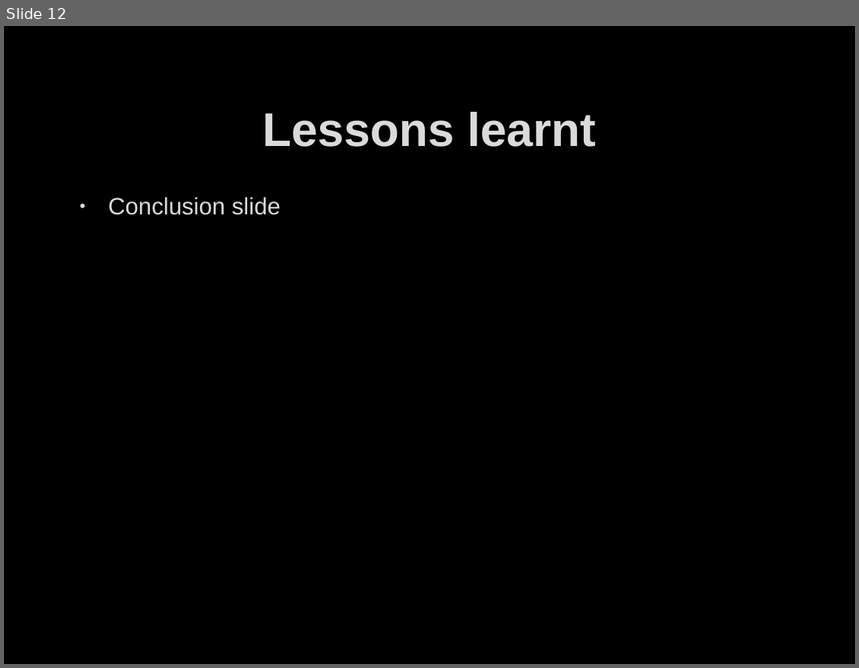
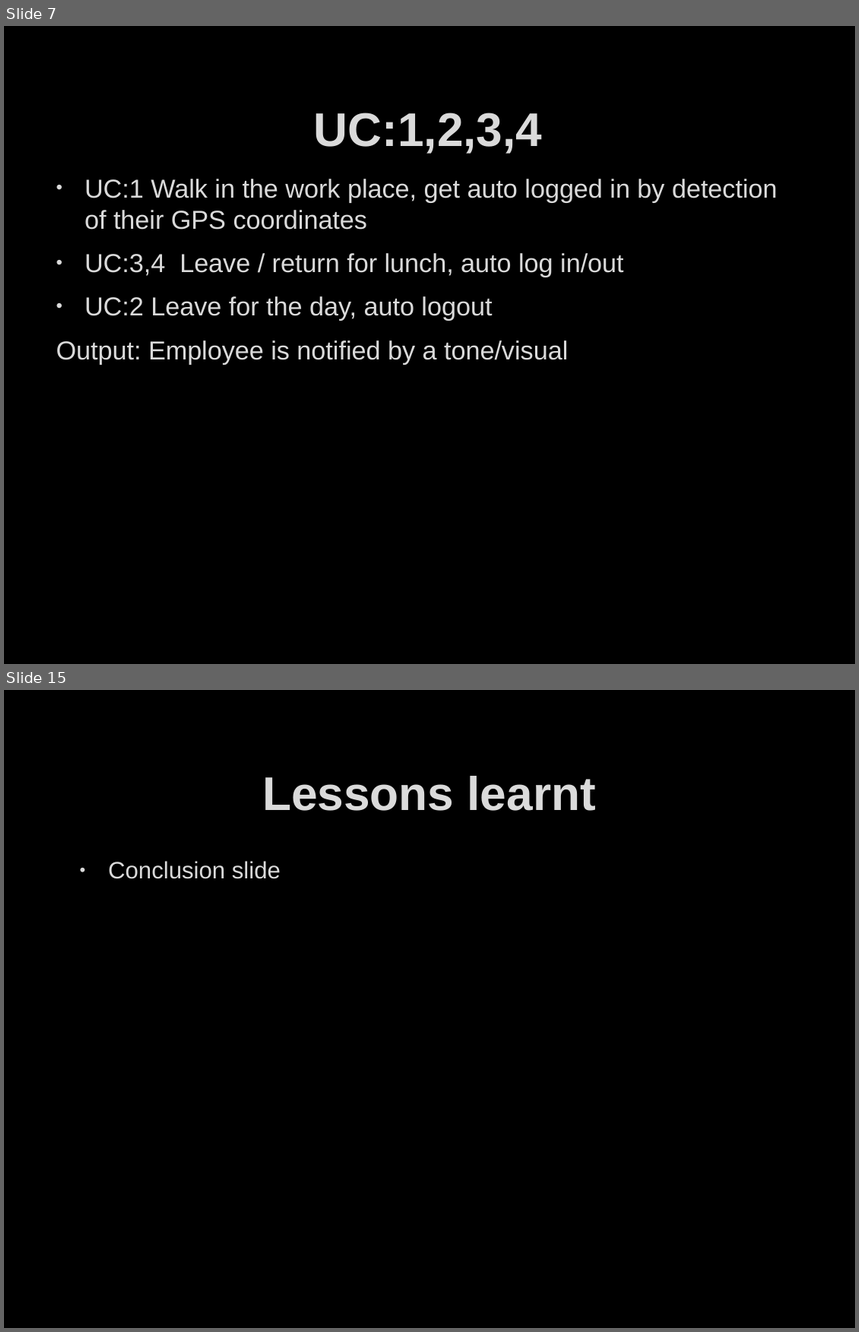
Before and after one commit to ddave2122/Group6, a slide deck: MobAppFinalPresent.pptx. Shown one above the other, each under a label of ours: slide 12 before the commit, slides 7 and 15 after it; the slides between them are not shown. The pictures are 859x668 and 859x1332 pixels, drawn with LibreOffice and Linux fonts; fonts in the diff are those of the drawing; background and template pictures are left out. Boxes give left, top, right and bottom in pixels: in the first picture for what was removed or moved away, otherwise in the second. Text is boxed around its words. In the diff, an @@ line names an element or a change of style, - is before the commit and + after.

```diff
--- a/MobAppFinalPresent.pptx
+++ b/MobAppFinalPresent.pptx
@@ slide 7 added at box(4, 26, 855, 664), background picture (left out) @@
@@ title added at box(314, 113, 542, 154), 40 pt, text #DADADA, bold @@
+UC:1,2,3,4
@@ text added at box(56, 179, 778, 364), 22 pt, text #DADADA @@
+• UC:1 Walk in the work place, get auto logged in by detection of their GPS coordinates
+• UC:3,4 Leave / return for lunch, auto log in/out
+• UC:2 Leave for the day, auto logout
+Output: Employee is notified by a tone/visual
@@ what was slide 12 is now slide 15 @@
```
Also in this commit, not shown: 8 other slides added, 6 slides removed, 1 other file.
